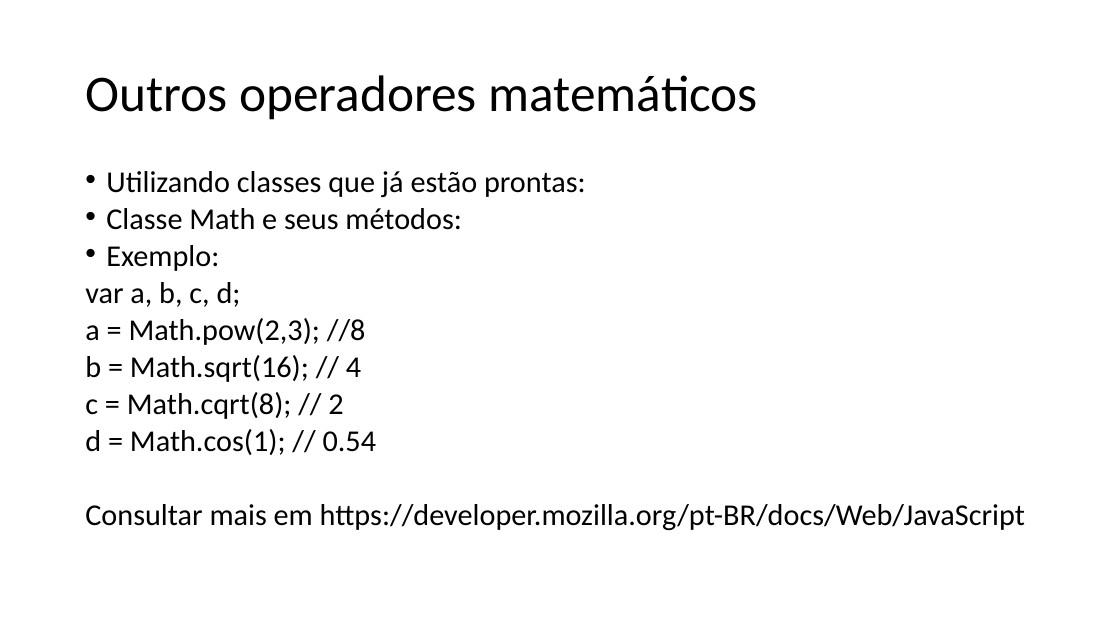
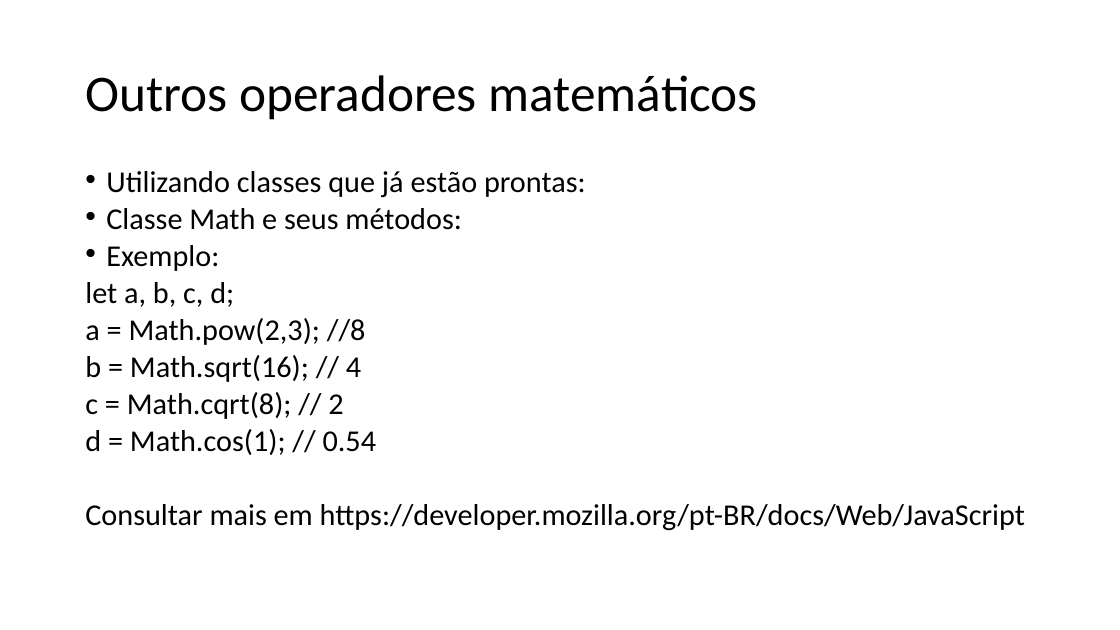
Before and after one commit to dfpires/lingprog-20242, a slide deck: slide 6 of slides/JS-Parte 1.pptx (slide 5 before the commit). Drawn at 1120x630 pixels with LibreOffice and Linux fonts; fonts in the diff are those of the drawing. Boxes give left, top, right and bottom in pixels: in the first picture for what was removed or moved away, otherwise in the second. Text is boxed around its words. In the diff, an @@ line names an element or a change of style, - is before the commit and + after.

```diff
--- a/slides/JS-Parte 1.pptx
+++ b/slides/JS-Parte 1.pptx
@@ text at [85,282,234,307]: text changed @@
-var a, b, c, d;
+let a, b, c, d;
```
Also in this commit, not shown: 2 other slides changed.
